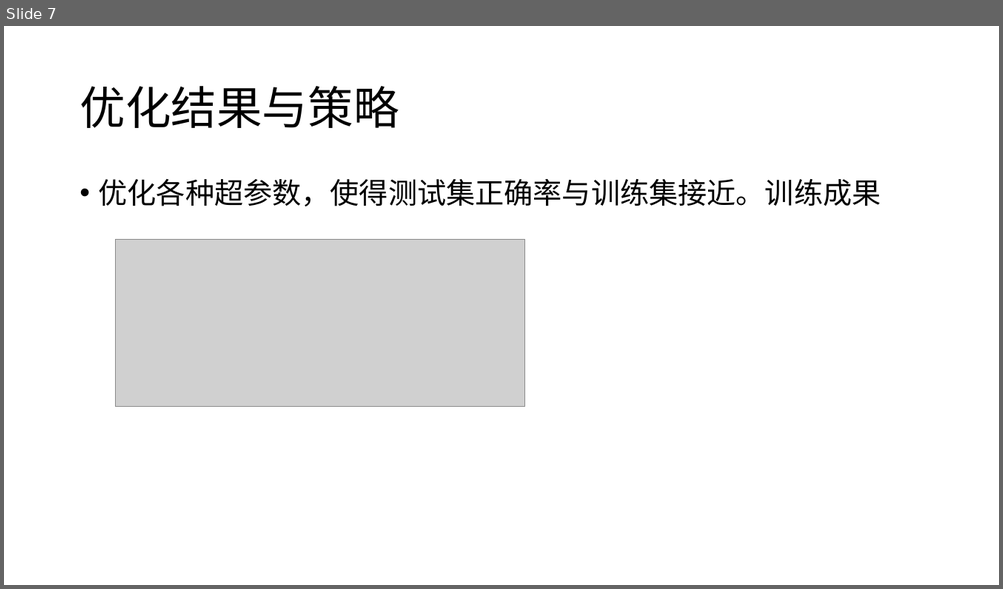
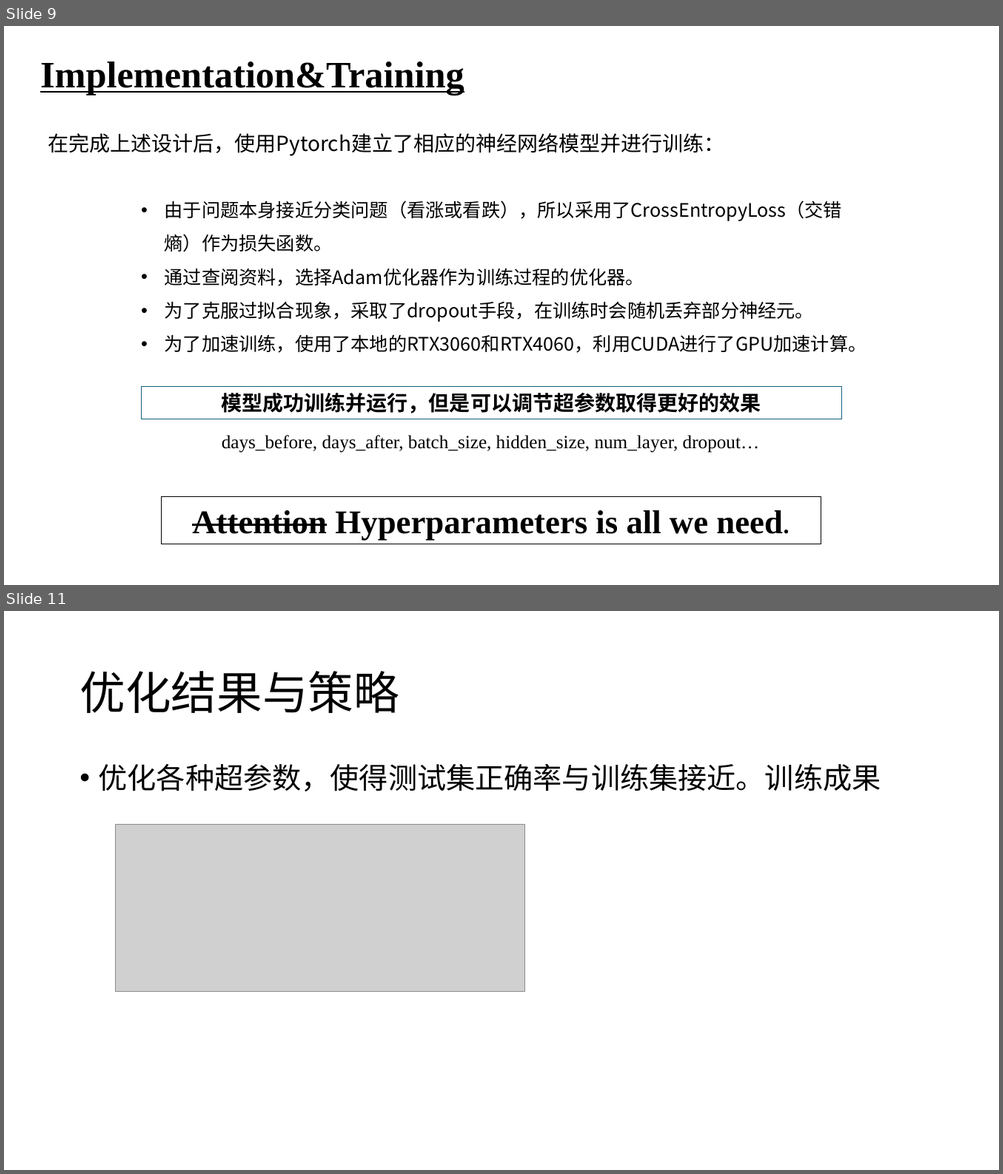
Before and after one commit to Jzzzi/Courses, a slide deck: introToAi/FinalPre/人工智能导论 股票预测.pptx. Shown one above the other, each under a label of ours: slide 7 before the commit, slides 9 and 11 after it; the slides between them are not shown. The pictures are 1003x589 and 1003x1174 pixels, drawn with LibreOffice and Linux fonts; fonts in the diff are those of the drawing; grey boxes stand for pictures. Boxes give left, top, right and bottom in pixels: in the first picture for what was removed or moved away, otherwise in the second. Text is boxed around its words. In the diff, an @@ line names an element or a change of style, - is before the commit and + after.

```diff
--- a/introToAi/FinalPre/人工智能导论 股票预测.pptx
+++ b/introToAi/FinalPre/人工智能导论 股票预测.pptx
@@ slide 9 added at (4,26,999,585), background #FFFFFF @@
@@ title added at (40,62,464,96), 36 pt, text #000000, bold, underline @@
+Implementation&Training
@@ text added at (48,133,725,156), 20 pt, text #000000 @@
+在完成上述设计后，使用Pytorch建立了相应的神经网络模型并进行训练：
@@ text added at (165,201,867,353), 18 pt, text #000000 @@
+• 由于问题本身接近分类问题（看涨或看跌），所以采用了CrossEntropyLoss（交错熵）作为损失函数。
+• 通过查阅资料，选择Adam优化器作为训练过程的优化器。
+• 为了克服过拟合现象，采取了dropout手段，在训练时会随机丢弃部分神经元。
+• 为了加速训练，使用了本地的RTX3060和RTX4060，利用CUDA进行了GPU加速计算。
@@ rectangle added at (142,387,842,420), outline #156082 0.75 pt, 20 pt, text #000000, bold @@
+模型成功训练并运行，但是可以调节超参数取得更好的效果
@@ text added at (222,435,760,453), 18 pt, text #000000 @@
+days_before, days_after, batch_size, hidden_size, num_layer, dropout…
@@ rectangle added at (162,497,821,545), outline #000000 0.75 pt, 32 pt, text #000000, bold @@
+Attention Hyperparameters is all we need.
@@ what was slide 7 is now slide 11 @@
```
Also in this commit, not shown: 5 slides changed, 4 other slides added, 1 slide removed, 1 other file.
